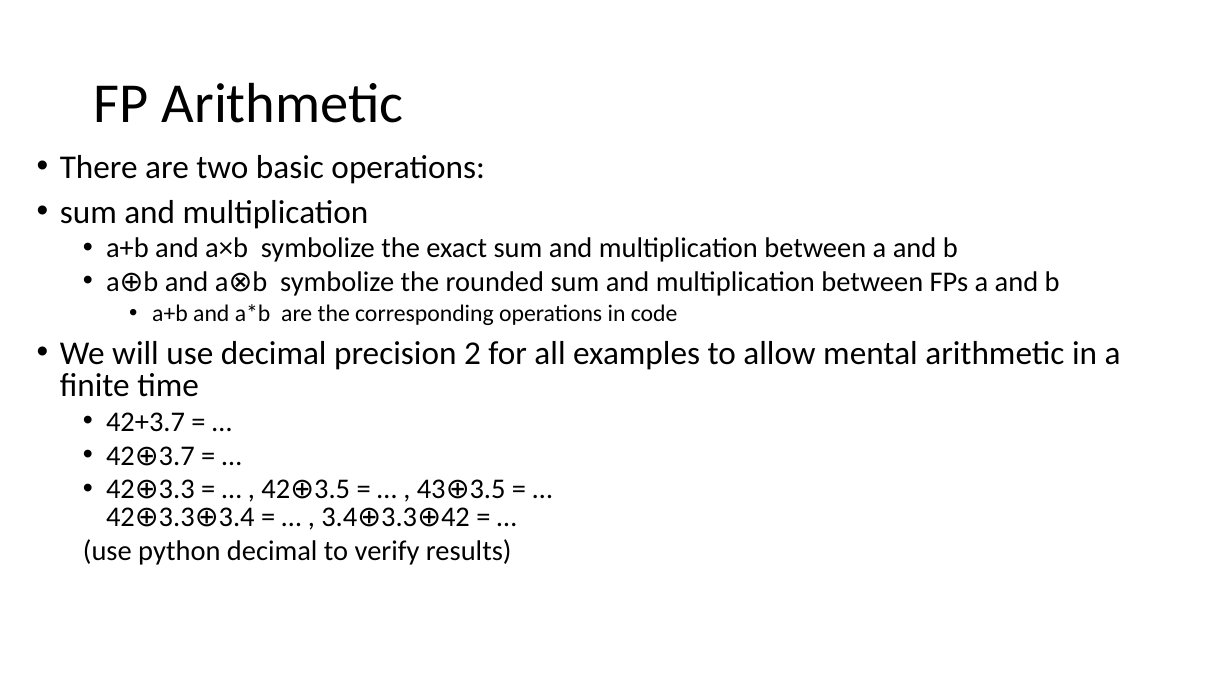
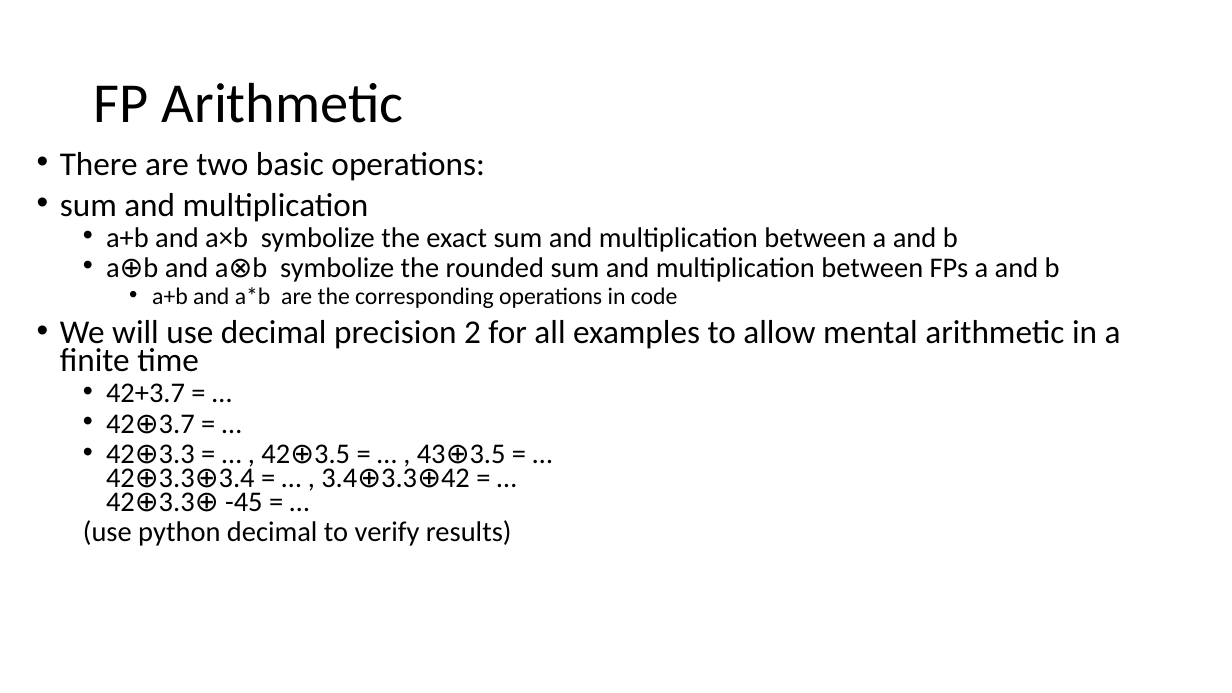
Before and after one commit to VinInn/FPCourse, a slide deck: slide 16 of Slides/FPforScientist.pptx. Drawn at 1232x693 pixels with LibreOffice and Linux fonts; fonts in the diff are those of the drawing. Boxes give left, top, right and bottom in pixels: in the first picture for what was removed or moved away, otherwise in the second. Text is boxed around its words. In the diff, an @@ line names an element or a change of style, - is before the commit and + after.

```diff
--- a/Slides/FPforScientist.pptx
+++ b/Slides/FPforScientist.pptx
@@ text at box(60, 152, 1121, 546): line spacing 0.8 to 0.7 @@
@@ text at box(106, 444, 506, 512): text changed @@
-  • 42⊕3.3 = … , 42⊕3.5 = … , 43⊕3.5 = …
-    42⊕3.3⊕3.4 = … , 3.4⊕3.3⊕42 = …
+  • 42⊕3.3 = … , 42⊕3.5 = … , 43⊕3.5 = …
+    42⊕3.3⊕3.4 = … , 3.4⊕3.3⊕42 = …
+    42⊕3.3⊕ -45 = …
```
Also in this commit, not shown: 1 other slide changed, 2 slides added.
